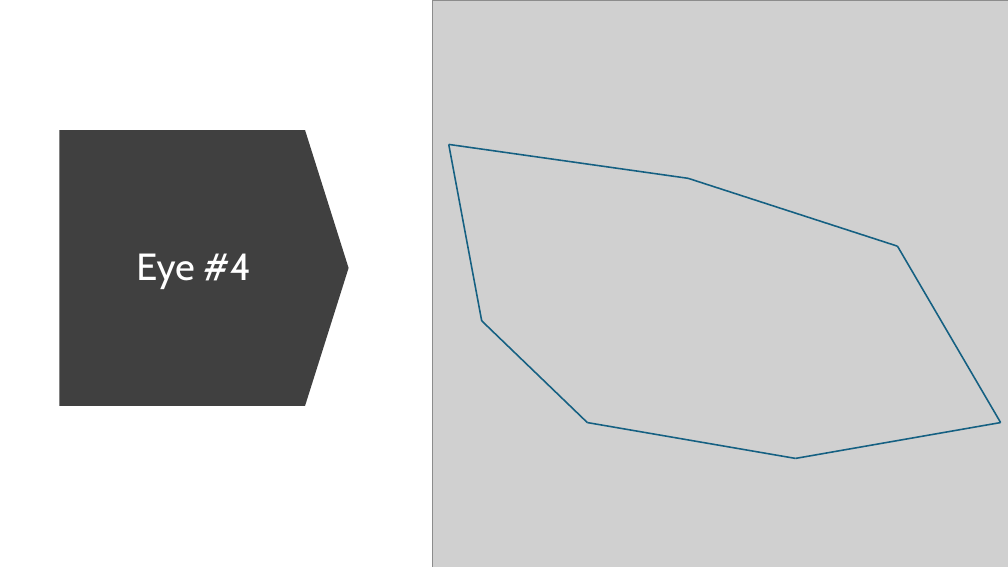
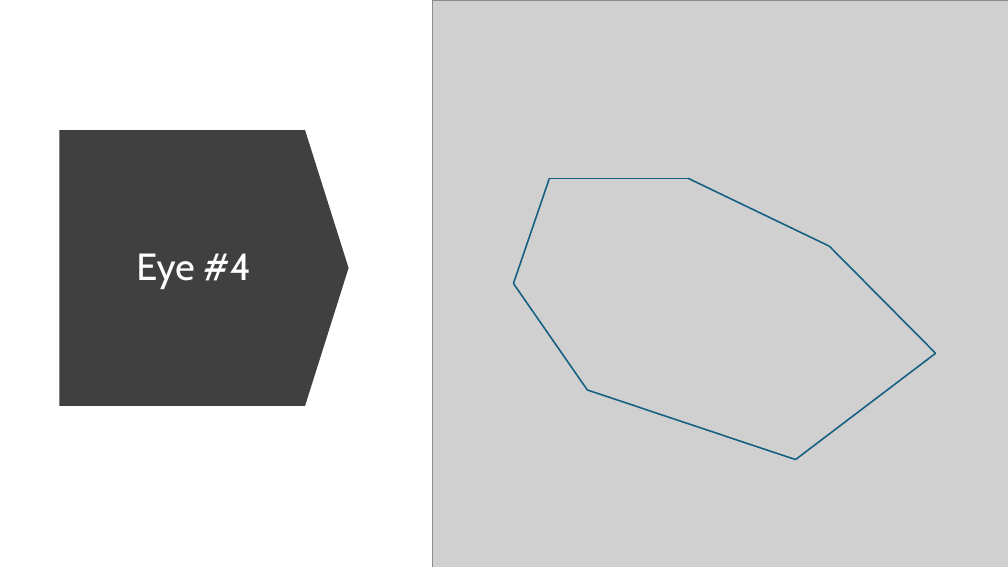
Before and after one commit to 1withspaghetti/SpagProtogenVisor, a slide deck: slide 6 of assets/FaceMaps.pptx. Drawn at 1008x567 pixels with LibreOffice and Linux fonts; fonts in the diff are those of the drawing; grey boxes stand for pictures. Boxes give left, top, right and bottom in pixels: in the first picture for what was removed or moved away, otherwise in the second. Text is boxed around its words. In the diff, an @@ line names an element or a change of style, - is before the commit and + after.

```diff
--- a/assets/FaceMaps.pptx
+++ b/assets/FaceMaps.pptx
@@ line moved from (482, 321) - (449, 144) to (513, 284) - (550, 178) @@
@@ line moved from (449, 144) - (688, 178) to (550, 178) - (688, 178) @@
@@ line moved from (688, 178) - (898, 247) to (688, 178) - (830, 247) @@
@@ line moved from (898, 247) - (1001, 423) to (830, 247) - (936, 353) @@
@@ line moved from (588, 423) - (482, 321) to (588, 390) - (513, 284) @@
@@ line moved from (1001, 423) - (796, 458) to (936, 353) - (796, 460) @@
@@ line moved from (796, 458) - (588, 423) to (796, 460) - (588, 390) @@
```
Also in this commit, not shown: 7 other slides changed, 1 slide added, 2 other files.
